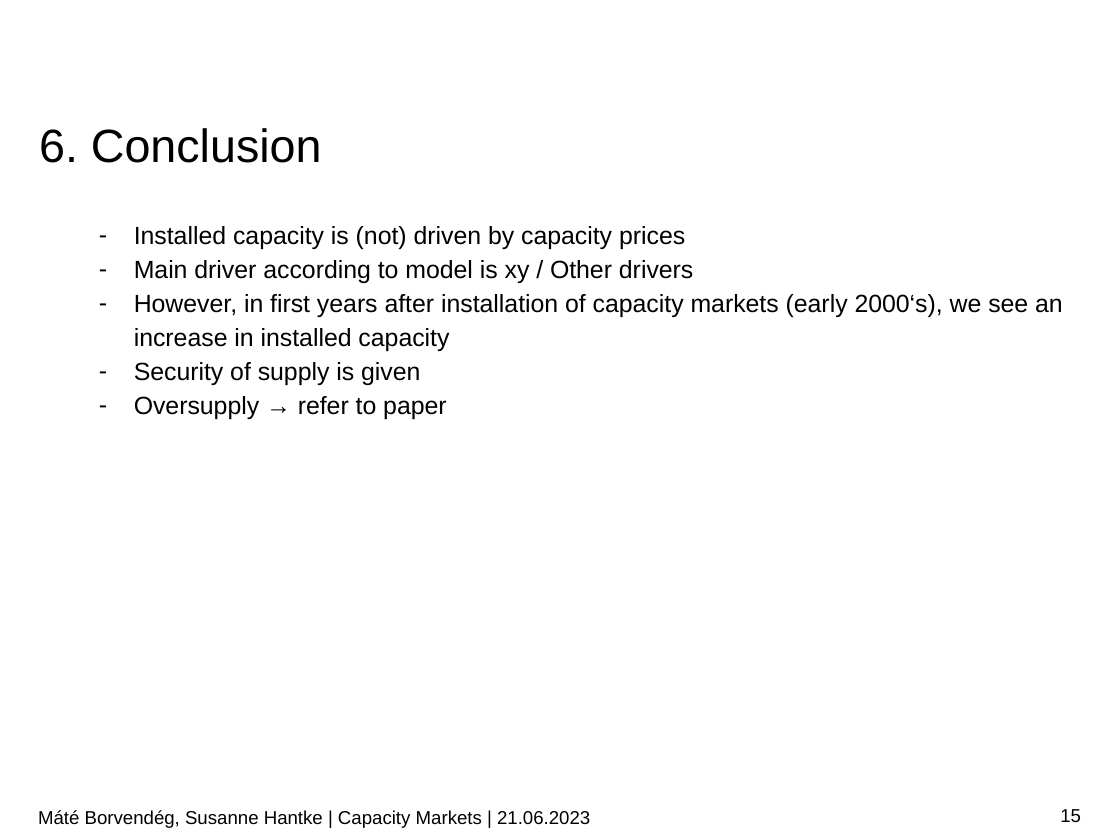
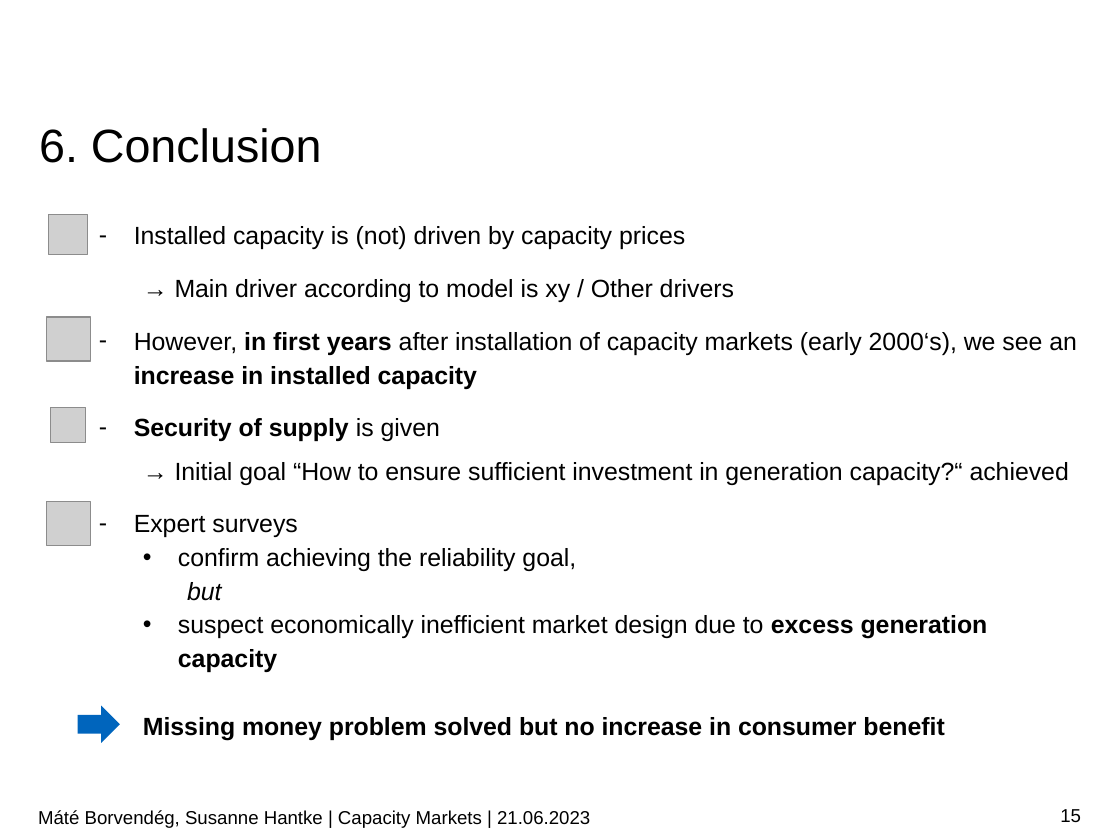
Before and after one commit to borvendegmate/tum_power_system_economics, a slide deck: slide 15 of Final_Presentation_Borvendeg_Hantke.pptx. Drawn at 1120x840 pixels with LibreOffice and Linux fonts; fonts in the diff are those of the drawing; grey boxes stand for pictures; background and template pictures are left out. Boxes give left, top, right and bottom in pixels: in the first picture for what was removed or moved away, otherwise in the second. Text is boxed around its words. In the diff, an @@ line names an element or a change of style, - is before the commit and + after.

```diff
--- a/Final_Presentation_Borvendeg_Hantke.pptx
+++ b/Final_Presentation_Borvendeg_Hantke.pptx
@@ picture added at [48,215,87,254] @@
@@ text at [134,226,1077,441]: bold on in "in first years increase in installed capacity", "Security of supply"; more space between paragraphs @@
@@ text at [175,279,734,302]: text changed @@
-– Main driver according to model is xy / Other drivers
+→ Main driver according to model is xy / Other drivers
@@ picture added at [46,317,90,361] @@
@@ picture added at [50,408,85,442] @@
@@ text at [134,462,1069,741]: text changed @@
-– Oversupply → refer to paper
+→ Initial goal “How to ensure sufficient investment in generation capacity?“ achieved
+– Expert surveys
+    • confirm achieving the reliability goal,
+    but
+    • suspect economically inefficient market design due to excess generation capacity
+Missing money problem solved but no increase in consumer benefit
@@ picture added at [46,502,90,545] @@
@@ right arrow added at [77,706,120,743], fill #0065BD @@
```
Also in this commit, not shown: 3 other slides changed.
